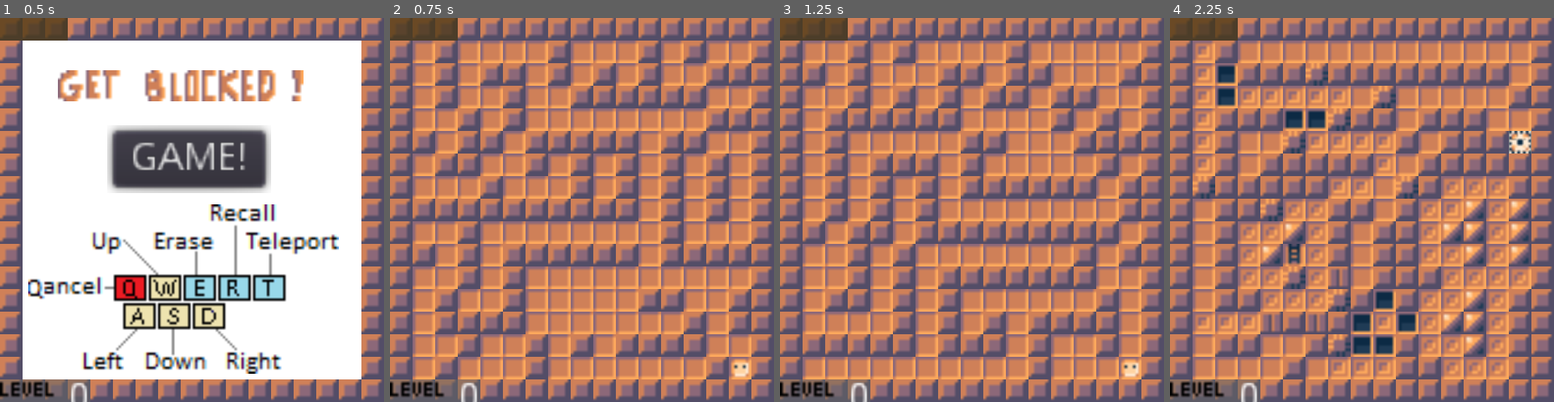
Above: before the commit, frames 1-4 (left to right).
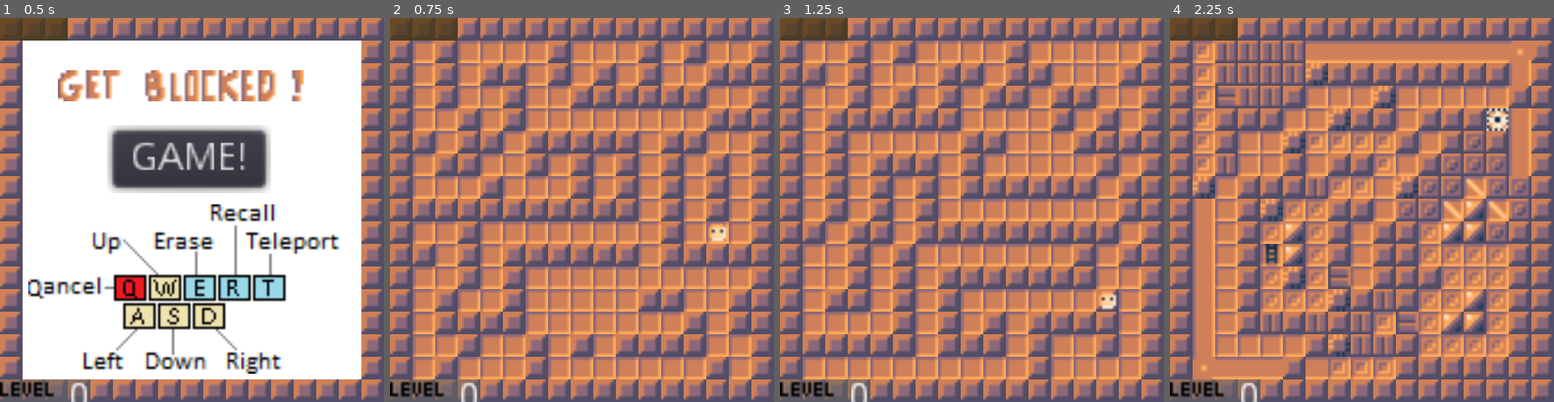
Above: after the commit, the same moments.

Repository: Gellelao/CA_Roguelike
Game: Godot game, scene res://Scenes/Game.tscn
The game is run twice, just before and just after one commit, with the same random seed, the same clock (stepped at 60 frames per second) and the same inputs.
Inputs:
- Up to frame 1 (0.5 s): no input
- Up to frame 2 (0.75 s): click "GAME!" at 0.5 s
- Up to frame 3 (1.25 s): no input
- Up to frame 4 (2.25 s): hold D (Right) 1.28-2.03 s; tap E (Cast_Destroy) at 1.35 s; hold S (Down) from 2.03 s (still down); tap R (Cast_Summon) at 2.1 s

Frame 1 is identical in both runs. In frame 2, 0.4% of the frame differs, in the area x 82-94%, y 53-94%; in frame 3, 0.4%; in frame 4, 19%, in the area x 5-95%, y 5-95%.

Commit message:
I'm not sure about all these level gen changes ay...

Diff:
--- a/Scenes/Game.tscn
+++ b/Scenes/Game.tscn
@@ -19,6 +19,10 @@
 [ext_resource path="res://Art/title.png" type="Texture" id=17]
 [ext_resource path="res://Art/level.png" type="Texture" id=18]
 [ext_resource path="res://Art/manaOrb.png" type="Texture" id=19]
+[ext_resource path="res://Art/hDoorOpen.png" type="Texture" id=20]
+[ext_resource path="res://Art/hDoor.png" type="Texture" id=21]
+[ext_resource path="res://Art/pyramid.png" type="Texture" id=22]
+[ext_resource path="res://Art/backslash.png" type="Texture" id=23]
 
 [sub_resource type="TileSet" id=1]
 0/name = "floor.png 0"
@@ -141,6 +145,46 @@
 11/navigation_offset = Vector2( 0, 0 )
 11/shapes = [  ]
 11/z_index = 0
+12/name = "hDoor.png 12"
+12/texture = ExtResource( 21 )
+12/tex_offset = Vector2( 0, 0 )
+12/modulate = Color( 1, 1, 1, 1 )
+12/region = Rect2( 0, 0, 8, 8 )
+12/tile_mode = 0
+12/occluder_offset = Vector2( 0, 0 )
+12/navigation_offset = Vector2( 0, 0 )
+12/shapes = [  ]
+12/z_index = 0
+13/name = "hDoorOpen.png 13"
+13/texture = ExtResource( 20 )
+13/tex_offset = Vector2( 0, 0 )
+13/modulate = Color( 1, 1, 1, 1 )
+13/region = Rect2( 0, 0, 8, 8 )
+13/tile_mode = 0
+13/occluder_offset = Vector2( 0, 0 )
+13/navigation_offset = Vector2( 0, 0 )
+13/shapes = [  ]
+13/z_index = 0
+14/name = "pyramid.png 14"
+14/texture = ExtResource( 22 )
+14/tex_offset = Vector2( 0, 0 )
+14/modulate = Color( 1, 1, 1, 1 )
+14/region = Rect2( 0, 0, 8, 8 )
+14/tile_mode = 0
+14/occluder_offset = Vector2( 0, 0 )
+14/navigation_offset = Vector2( 0, 0 )
+14/shapes = [  ]
+14/z_index = 0
+15/name = "backslash.png 15"
+15/texture = ExtResource( 23 )
+15/tex_offset = Vector2( 0, 0 )
+15/modulate = Color( 1, 1, 1, 1 )
+15/region = Rect2( 0, 0, 8, 8 )
+15/tile_mode = 0
+15/occluder_offset = Vector2( 0, 0 )
+15/navigation_offset = Vector2( 0, 0 )
+15/shapes = [  ]
+15/z_index = 0
 
 [node name="Game" type="Node2D"]
 script = ExtResource( 4 )
@@ -149,6 +193,7 @@
 tile_set = SubResource( 1 )
 cell_size = Vector2( 8, 8 )
 format = 1
+tile_data = PoolIntArray( 458741, 14, 0, 458742, 15, 0, 524275, 14, 0, 524276, 14, 0, 524277, 14, 0, 524278, 15, 0, 458757, 15, 0, 458760, 15, 0, 458761, 15, 0, 458762, 15, 0, 589810, 14, 0, 589811, 14, 0, 589812, 14, 0, 589813, 15, 0, 589814, 14, 0, 655346, 1, 0, 655347, 14, 0, 655348, 15, 0, 655349, 1, 0, 655350, 14, 0, 720882, 1, 0, 720883, 15, 0, 720884, 14, 0, 720885, 1, 0, 720886, 8, 0, 655372, 15, 0, 655373, 15, 0, 655374, 15, 0, 786418, 14, 0, 786419, 15, 0, 786420, 15, 0, 786421, 14, 0, 786422, 1, 0, 720902, 15, 0, 720903, 15, 0, 720904, 15, 0, 720905, 15, 0, 720906, 15, 0, 720907, 15, 0, 851955, 15, 0, 851956, 15, 0, 851957, 15, 0, 851958, 1, 0, 851959, 1, 0, 786436, 15, 0, 786437, 15, 0, 917492, 0, 0, 917493, 14, 0, 917494, 14, 0, 917495, 1, 0, 983029, 1, 0, 983030, 14, 0 )
 
 [node name="OuterWall" type="TileMap" parent="."]
 tile_set = SubResource( 1 )
@@ -181,7 +226,7 @@
 "_edit_use_anchors_": false
 }
 
-[node name="manaOrb" type="Sprite" parent="CanvasLayer/Mana"]
+[node name="ManaOrb" type="Sprite" parent="CanvasLayer/Mana"]
 texture = ExtResource( 19 )
 centered = false
 region_enabled = true
@@ -220,19 +265,26 @@
 "_edit_use_anchors_": false
 }
 
-[node name="RichTextLabel" type="RichTextLabel" parent="CanvasLayer/Win"]
+[node name="Message" type="RichTextLabel" parent="CanvasLayer/Win"]
 margin_left = 32.0
 margin_top = 40.0
 margin_right = 112.0
 margin_bottom = 56.0
 text = "You  Win"
 
-[node name="Button" type="Button" parent="CanvasLayer/Win"]
+[node name="RestartButton" type="Button" parent="CanvasLayer/Win"]
 margin_left = 32.0
 margin_top = 56.0
 margin_right = 89.0
 margin_bottom = 76.0
 text = "Restart"
+
+[node name="MenuButton2" type="Button" parent="CanvasLayer/Win"]
+margin_left = 32.0
+margin_top = 80.0
+margin_right = 88.0
+margin_bottom = 100.0
+text = "Menu"
 
 [node name="GameOver" type="ColorRect" parent="CanvasLayer"]
 visible = false
@@ -245,19 +297,58 @@
 "_edit_use_anchors_": false
 }
 
-[node name="RichTextLabel" type="RichTextLabel" parent="CanvasLayer/GameOver"]
+[node name="Message" type="RichTextLabel" parent="CanvasLayer/GameOver"]
 margin_left = 24.0
 margin_top = 40.0
 margin_right = 104.0
 margin_bottom = 56.0
 text = "Game Over"
 
-[node name="Button" type="Button" parent="CanvasLayer/GameOver"]
+[node name="RestartButton" type="Button" parent="CanvasLayer/GameOver"]
 margin_left = 32.0
 margin_top = 56.0
 margin_right = 89.0
 margin_bottom = 76.0
 text = "Restart"
+
+[node name="MenuButton" type="Button" parent="CanvasLayer/GameOver"]
+margin_left = 32.0
+margin_top = 80.0
+margin_right = 88.0
+margin_bottom = 100.0
+text = "Menu"
+
+[node name="Escape" type="ColorRect" parent="CanvasLayer"]
+visible = false
+margin_left = 8.0
+margin_top = 8.0
+margin_right = 128.0
+margin_bottom = 128.0
+color = Color( 1, 0.831373, 0.639216, 1 )
+__meta__ = {
+"_edit_use_anchors_": false
+}
+
+[node name="Message" type="RichTextLabel" parent="CanvasLayer/Escape"]
+margin_left = 16.0
+margin_top = 32.0
+margin_right = 112.0
+margin_bottom = 48.0
+text = "Back to Menu?"
+
+[node name="YesButton" type="Button" parent="CanvasLayer/Escape"]
+margin_left = 32.0
+margin_top = 56.0
+margin_right = 89.0
+margin_bottom = 76.0
+text = "Yes"
+
+[node name="NoButton" type="Button" parent="CanvasLayer/Escape"]
+margin_left = 32.0
+margin_top = 80.0
+margin_right = 88.0
+margin_bottom = 100.0
+text = "No"
 
 [node name="Home" type="ColorRect" parent="CanvasLayer"]
 margin_left = 8.0
@@ -277,7 +368,7 @@
 position = Vector2( 56, 16 )
 texture = ExtResource( 17 )
 
-[node name="Button" type="Button" parent="CanvasLayer/Home"]
+[node name="StartButton" type="Button" parent="CanvasLayer/Home"]
 margin_left = 32.0
 margin_top = 32.0
 margin_right = 86.0
@@ -291,6 +382,10 @@
 visible = false
 position = Vector2( -40, 32 )
 hframes = 3
-[connection signal="pressed" from="CanvasLayer/Win/Button" to="." method="_on_Button_pressed"]
-[connection signal="pressed" from="CanvasLayer/GameOver/Button" to="." method="_on_Button_pressed"]
-[connection signal="pressed" from="CanvasLayer/Home/Button" to="." method="_on_Button_pressed"]
+[connection signal="pressed" from="CanvasLayer/Win/RestartButton" to="." method="_on_StartButton_pressed"]
+[connection signal="pressed" from="CanvasLayer/Win/MenuButton2" to="." method="_on_MenuButton_pressed"]
+[connection signal="pressed" from="CanvasLayer/GameOver/RestartButton" to="." method="_on_StartButton_pressed"]
+[connection signal="pressed" from="CanvasLayer/GameOver/MenuButton" to="." method="_on_MenuButton_pressed"]
+[connection signal="pressed" from="CanvasLayer/Escape/YesButton" to="." method="_on_MenuButton_pressed"]
+[connection signal="pressed" from="CanvasLayer/Escape/NoButton" to="." method="_on_NoButton_pressed"]
+[connection signal="pressed" from="CanvasLayer/Home/StartButton" to="." method="_on_StartButton_pressed"]
--- a/Scripts/Game.gd
+++ b/Scripts/Game.gd
@@ -19,14 +19,15 @@
 var LEVEL_NUMBER = 0
 var shifters = []
 
-# Phases of level gen
-enum Phase {Halls, SpawnRooms, Doors}
 enum Direction {North, South, East, West}
 enum Spell {None, Destroy, Summon, Teleport}
 var SpellRanges = [0, 1, 1, 2]
 var mana
-enum Tile {Floor, Wall, Pit, HCorridor, VCorridor, Crossroads, Floor1, Floor2, Faceted, VDoor, VDoorOpen, Ladder}
-const WALKABLES = [Tile.Floor, Tile.HCorridor, Tile.VCorridor, Tile.Crossroads, Tile.Floor1, Tile.Floor2, Tile.Ladder]
+enum Tile {Floor, Wall, Pit, HCorridor, VCorridor, Crossroads, Floor1, Floor2,
+		   Faceted, VDoor, VDoorOpen, Ladder, HDoor, HDoorOpen, Pyramid, Backslash}
+const WALKABLES = [Tile.Floor, Tile.HCorridor, Tile.VCorridor, Tile.Crossroads,
+				   Tile.Floor1, Tile.Floor2, Tile.VDoorOpen, Tile.Ladder, Tile.HDoorOpen,
+				   Tile.Backslash]
 var map = []
 
 onready var tile_map = $TileMap
@@ -320,6 +321,8 @@
 		handle_input({"cast": Spell.Teleport})
 	elif event.is_action("Cancel"):
 		finish_spell()
+	elif event.is_action("Escape"):
+		$CanvasLayer/Escape.visible = true
 
 #======================
 #                     #
@@ -369,16 +372,27 @@
 	# DO SOME CELLULAR AUTOMATA
 	for i in range(ITERATIONS_PER_LEVEL[LEVEL_NUMBER]):
 		yield(get_tree().create_timer(GENERATION_WAIT_TIME),"timeout") # Add a small wait so we can watch it generate
-		update_automata(Phase.Halls)
+		update_automata_make_halls()
+
+	# Make the corners into crossroads
+	tile_map.set_cell(0, 0, Tile.Crossroads)
+	tile_map.set_cell(0, 14, Tile.Crossroads)
+	tile_map.set_cell(14, 0, Tile.Crossroads)
+	tile_map.set_cell(14, 14, Tile.Crossroads)
+
+	for i in range(15):
+		update_automata_lay_carpet()
 
 	#yield(get_tree().create_timer(GENERATION_WAIT_TIME*250),"timeout")
-	update_automata(Phase.SpawnRooms) # Create the holes
+	update_automata_spawn_rooms() # Create the holes
 	#yield(get_tree().create_timer(GENERATION_WAIT_TIME*250),"timeout")
-	update_automata(Phase.SpawnRooms) # Surround with tile
+	update_automata_spawn_rooms() # Surround with tile
 	#yield(get_tree().create_timer(GENERATION_WAIT_TIME*250),"timeout")
-	update_automata(Phase.SpawnRooms) # Fill in surrounding walls
-
-	update_automata(Phase.Doors) # Fill in surrounding walls
+	update_automata_spawn_rooms() # Fill in surrounding walls
+
+	update_automata_add_doors()
+
+	update_automata_rotate_doors()
 
 	# Spawn shifters
 	for i in range(SHIFTERS_PER_LEVEL[LEVEL_NUMBER]):
@@ -403,23 +417,41 @@
 				noLadder = false;
 			if(map[x][y].type == Tile.Pit):
 				noPit = false;
-
-	if(noLadder or noPit): build_level()
+	# Retry if not
+	if(noLadder): build_level()
 
 	# call_deferred("update_visuals") # Don't want this because it moves shifters before you can move
 	player.position = playerCoords * TILE_SIZE # This should achieve the same thing
 
-func update_automata(phase):
+func update_automata_make_halls():
 	for x in range(LEVEL_SIZE):
 			for y in range(LEVEL_SIZE):
-				match phase:
-					Phase.Halls:
-						apply_hall_rules(map[x][y])
-					Phase.SpawnRooms:
-						spawn_rooms(map[x][y])
-					Phase.Doors:
-						add_doors(map[x][y])
+				apply_hall_rules(map[x][y])
+	update_map()
+
+func update_automata_lay_carpet():
+	for x in range(LEVEL_SIZE):
+			for y in range(LEVEL_SIZE):
+				lay_carpet(map[x][y])
+	update_map()
+
+func update_automata_spawn_rooms():
+	for x in range(LEVEL_SIZE):
+			for y in range(LEVEL_SIZE):
+				spawn_rooms(map[x][y])
 	# copy the tiles into the map array now that all cells have decided their next state
+	update_map()
+
+func update_automata_add_doors():
+	for x in range(LEVEL_SIZE):
+			for y in range(LEVEL_SIZE):
+				add_doors(map[x][y])
+	update_map()
+
+func update_automata_rotate_doors():
+	for x in range(LEVEL_SIZE):
+			for y in range(LEVEL_SIZE):
+				rotate_doors(map[x][y])
 	update_map()
 
 func update_map():
@@ -450,6 +482,10 @@
 		tile_type = map[x][y].type
 	if(tile_type in WALKABLES):
 		playerCoords = Vector2(x, y)
+	if(tile_type == Tile.VDoor):
+		update_cell(x, y, Tile.VDoorOpen)
+	if(tile_type == Tile.HDoor):
+		update_cell(x, y, Tile.HDoorOpen)
 	call_deferred("update_visuals")
 
 func move_cursor(delta):
@@ -457,7 +493,7 @@
 	var x = clamp(cursorCoords.x + delta.x, 0, LEVEL_SIZE-1)
 	var y = clamp(cursorCoords.y + delta.y, 0, LEVEL_SIZE-1)
 
-	# Doing it this way to ensure that only vardinal directions are allowed
+	# Doing it this way to ensure that only cardinal directions are allowed
 	# While diagonals could be in range, we don't want them so we filter them out as they will not be round numbers like i
 	var distanceFromPlayer = Vector2(x, y).distance_to(playerCoords)
 	var inRange = false
@@ -534,7 +570,9 @@
 func go_to_next_level():
 	LEVEL_NUMBER += 1
 	$CanvasLayer/Level/LevelValue.text = str(LEVEL_NUMBER)
-	if(LEVEL_NUMBER >= 5): $CanvasLayer/Win.visible = true
+	if(LEVEL_NUMBER >= 5):
+		yield(get_tree().create_timer(0.5),"timeout")
+		$CanvasLayer/Win.visible = true
 	else: build_level()
 
 #======================
@@ -559,10 +597,35 @@
 			if(cell.count_all_neighbours(Tile.Wall) == 3):
 				update_cell(cell.x, cell.y, Tile.Wall)
 
+func lay_carpet(cell:Cell):
+	var directions = generate_symmetries([[0,1,0],[0,0,0],[0,0,0]])
+	match cell.type:
+		Tile.Crossroads:
+			for i in range(4):
+				if( cell.has_neighbour(directions[i], Tile.Floor)):
+					cell.set_neighbours(directions[i], Tile.HCorridor if i > 1 else Tile.VCorridor)
+
+		Tile.Floor:
+			for i in range(2):
+				if(cell.has_neighbour(directions[i], Tile.VCorridor)):
+					update_cell(cell.x, cell.y, Tile.VCorridor)
+
+			for i in range(2, 4):
+				if(cell.has_neighbour(directions[i], Tile.HCorridor)):
+					update_cell(cell.x, cell.y, Tile.HCorridor)
+
+		Tile.VCorridor:
+			if(cell.has_neighbour(VON_NEUMANN, Tile.HCorridor)):
+				update_cell(cell.x, cell.y, Tile.Crossroads)
+
+		Tile.HCorridor:
+			if(cell.has_neighbour(VON_NEUMANN, Tile.VCorridor)):
+				update_cell(cell.x, cell.y, Tile.Crossroads)
+
 # Gets called 3 times
 func spawn_rooms(cell:Cell):
 	match cell.type:
-		Tile.Floor:
+		Tile.Floor, Tile.HCorridor, Tile.VCorridor, Tile.Crossroads:
 			if(cell.has_only_neighbours([
 				[1,0,1],
 				[1,0,1],
@@ -573,7 +636,18 @@
 					[0,1,0],
 					[1,0,1],
 					[0,1,0]
-				], 3, Tile.Faceted)
+				], 2, Tile.Faceted)
+
+			if(cell.has_only_neighbours([
+				[1,1,1],
+				[1,0,1],
+				[1,0,1]
+			], Tile.Wall)):
+				cell.set_neighbours([
+					[0,1,0],
+					[1,1,1],
+					[0,0,0]
+				], Tile.Backslash)
 
 			# TODO: Convert these next two into using the array flipping helpers
 			if(cell.has_all_neighbours([
@@ -601,16 +675,29 @@
 			if(cell.has_neighbour(VON_NEUMANN, Tile.Floor2)):
 				update_cell(cell.x, cell.y, Tile.Floor2)
 
+			# These next ones are what expand the rooms
 			if(cell.has_any_neighbour(Tile.Faceted)):
 				update_cell(cell.x, cell.y, Tile.Floor1)
 
 			if(cell.has_any_neighbour(Tile.Floor1)):
 				update_cell(cell.x, cell.y, Tile.Wall)
+
+			if(cell.has_neighbour(VON_NEUMANN, Tile.Backslash)):
+				update_cell(cell.x, cell.y, Tile.Pyramid)
 
 		Tile.Wall:
 			if(cell.has_any_neighbour(Tile.Faceted)):
 				update_cell(cell.x, cell.y, Tile.Floor1)
 
+			if(cell.has_neighbour(VON_NEUMANN, Tile.Backslash)):
+				update_cell(cell.x, cell.y, Tile.Pyramid)
+
+		Tile.Pyramid:
+			var inside = generate_symmetries([[0,1,0],[0,0,0],[0,0,0]])
+			var outside = generate_symmetries([[0,0,0],[0,0,0],[0,1,0]])
+			for i in range(1, 4):
+				if(cell.has_neighbour(inside[i], Tile.Backslash)):
+					cell.set_neighbours(outside[i], Tile.Pyramid)
 
 func add_doors(cell:Cell):
 	match cell.type:
@@ -627,14 +714,26 @@
 			var rowOfThree = generate_symmetries([[1,1,1],[0,0,0],[0,0,0]])
 			for i in range(4):
 				if(cell.has_all_neighbours(rowOfThree[i], Tile.Floor2)):
-					update_cell(cell.x, cell.y, Tile.Pit)
-
-		Tile.Faceted:
-			var surrounding = generate_symmetries([[0,0,0],[1,0,1],[0,1,0]])
-			for i in range(4):
-				if(cell.has_only_neighbours(surrounding[i], Tile.Faceted) and no_ladders_yet):
-					update_cell(cell.x, cell.y, Tile.Ladder)
-					no_ladders_yet = false;
+					update_cell(cell.x, cell.y, Tile.VDoor)
+
+		Tile.Floor1:
+			if(cell.count_all_neighbours(Tile.Faceted) >= 3 and no_ladders_yet):
+				update_cell(cell.x, cell.y, Tile.Ladder)
+				no_ladders_yet = false;
+
+		Tile.Pyramid:
+			var surrounding = [[0,0,0],[1,0,1],[0,0,0]]
+			var below = [[0,0,0],[0,0,0],[0,1,0]]
+			if(cell.has_all_neighbours(surrounding, Tile.Pyramid) and
+			   cell.has_neighbour(below, Tile.Floor)):
+				update_cell(cell.x, cell.y, Tile.VDoor)
+
+func rotate_doors(cell:Cell):
+	match cell.type:
+		Tile.VDoor:
+			var topAndBottom = [[0,1,0],[0,0,0],[0,1,0]]
+			if(cell.has_all_neighbours(topAndBottom, Tile.Wall)):
+				update_cell(cell.x, cell.y, Tile.HDoor)
 
 func flip_array_v(array):
 	var tempTop = array.pop_front()
@@ -689,9 +788,20 @@
 #	pass
 
 
-func _on_Button_pressed():
+func _on_StartButton_pressed():
 	LEVEL_NUMBER = 0
 	build_level()
 	$CanvasLayer/Win.visible = false
 	$CanvasLayer/GameOver.visible = false
+	$CanvasLayer/Escape.visible = false
 	$CanvasLayer/Home.visible = false
+
+
+func _on_MenuButton_pressed():
+	$CanvasLayer/Win.visible = false
+	$CanvasLayer/GameOver.visible = false
+	$CanvasLayer/Escape.visible = false
+	$CanvasLayer/Home.visible = true
+
+func _on_NoButton_pressed():
+	$CanvasLayer/Escape.visible = false
--- a/project.godot
+++ b/project.godot
@@ -68,6 +68,11 @@
 "events": [ Object(InputEventKey,"resource_local_to_scene":false,"resource_name":"","device":0,"alt":false,"shift":false,"control":false,"meta":false,"command":false,"pressed":false,"scancode":81,"unicode":0,"echo":false,"script":null)
  ]
 }
+Escape={
+"deadzone": 0.5,
+"events": [ Object(InputEventKey,"resource_local_to_scene":false,"resource_name":"","device":0,"alt":false,"shift":false,"control":false,"meta":false,"command":false,"pressed":false,"scancode":16777217,"unicode":0,"echo":false,"script":null)
+ ]
+}
 
 [rendering]
 
Binary file changed: Art/crossroads.png
Binary file added: Art/divet.png
Binary file added: Art/hDoor.png
Binary file added: Art/hDoorOpen.png
Binary file added: Art/pyramid.png
Not shown: 1 places in Scenes/Game.tscn that only renumber resources
